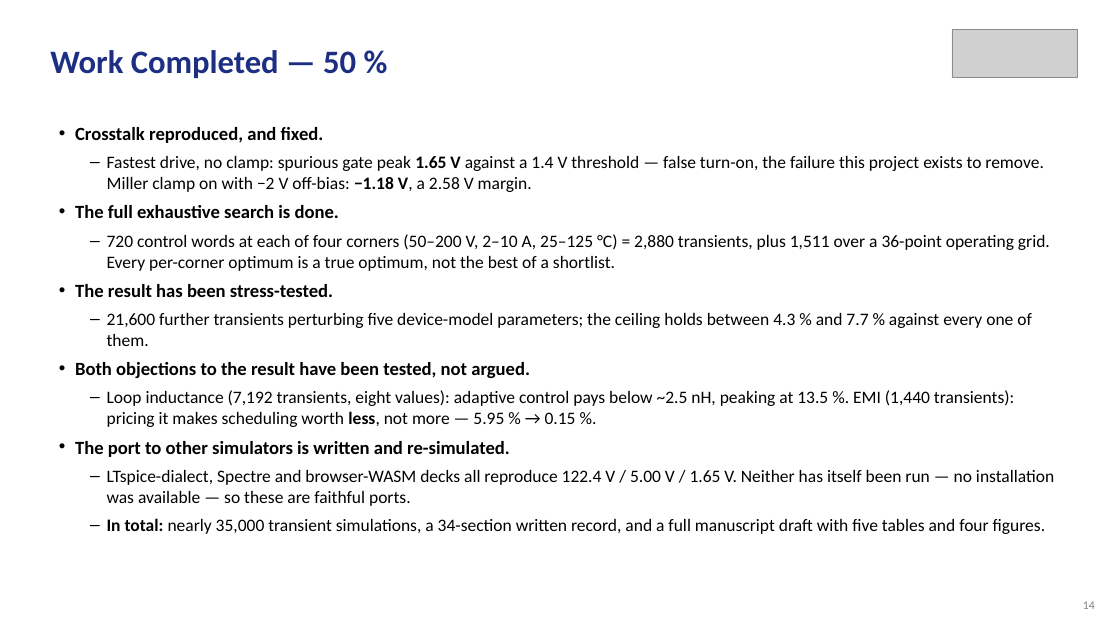
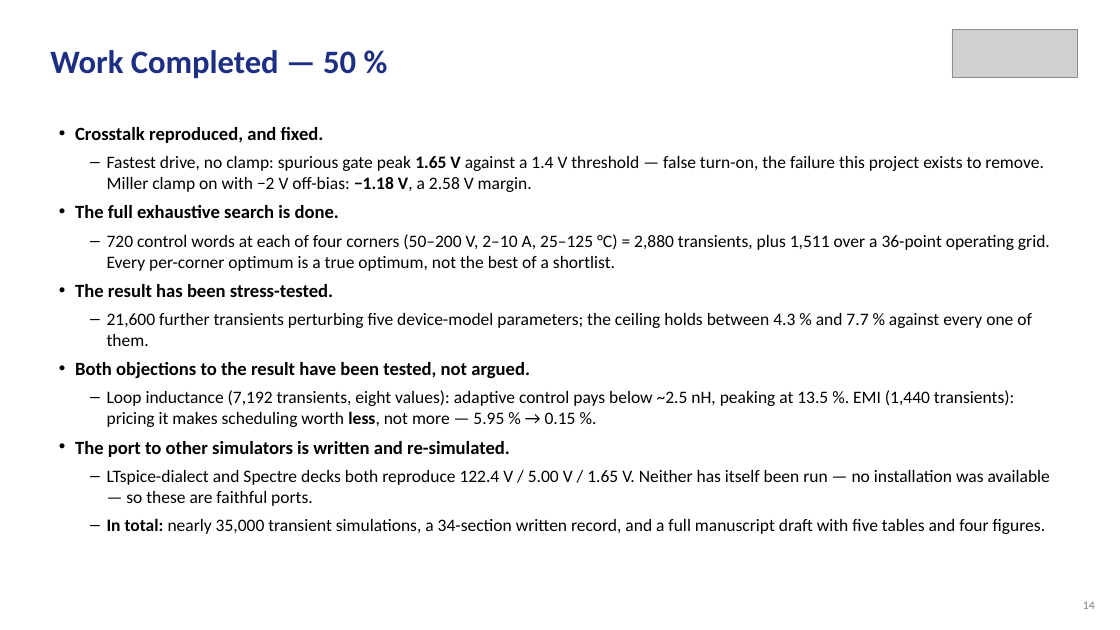
Before and after one commit to Amritha902/gan-driver, a slide deck: slide 14 of review/Review1_GaN_Segmented_Gate_Driver.pptx. Drawn at 1120x630 pixels with LibreOffice and Linux fonts; fonts in the diff are those of the drawing; grey boxes stand for pictures. Boxes give left, top, right and bottom in pixels: in the first picture for what was removed or moved away, otherwise in the second. Text is boxed around its words. In the diff, an @@ line names an element or a change of style, - is before the commit and + after.

```diff
--- a/review/Review1_GaN_Segmented_Gate_Driver.pptx
+++ b/review/Review1_GaN_Segmented_Gate_Driver.pptx
@@ text at bbox=[107, 470, 1050, 506]: text changed @@
-– LTspice-dialect, Spectre and browser-WASM decks all reproduce 122.4 V / 5.00 V / 1.65 V. Neither has itself been run — no installation was available — so these are faithful ports.
+– LTspice-dialect and Spectre decks both reproduce 122.4 V / 5.00 V / 1.65 V. Neither has itself been run — no installation was available — so these are faithful ports.
```
Also in this commit, not shown: 2 other slides changed, 30 other files.
